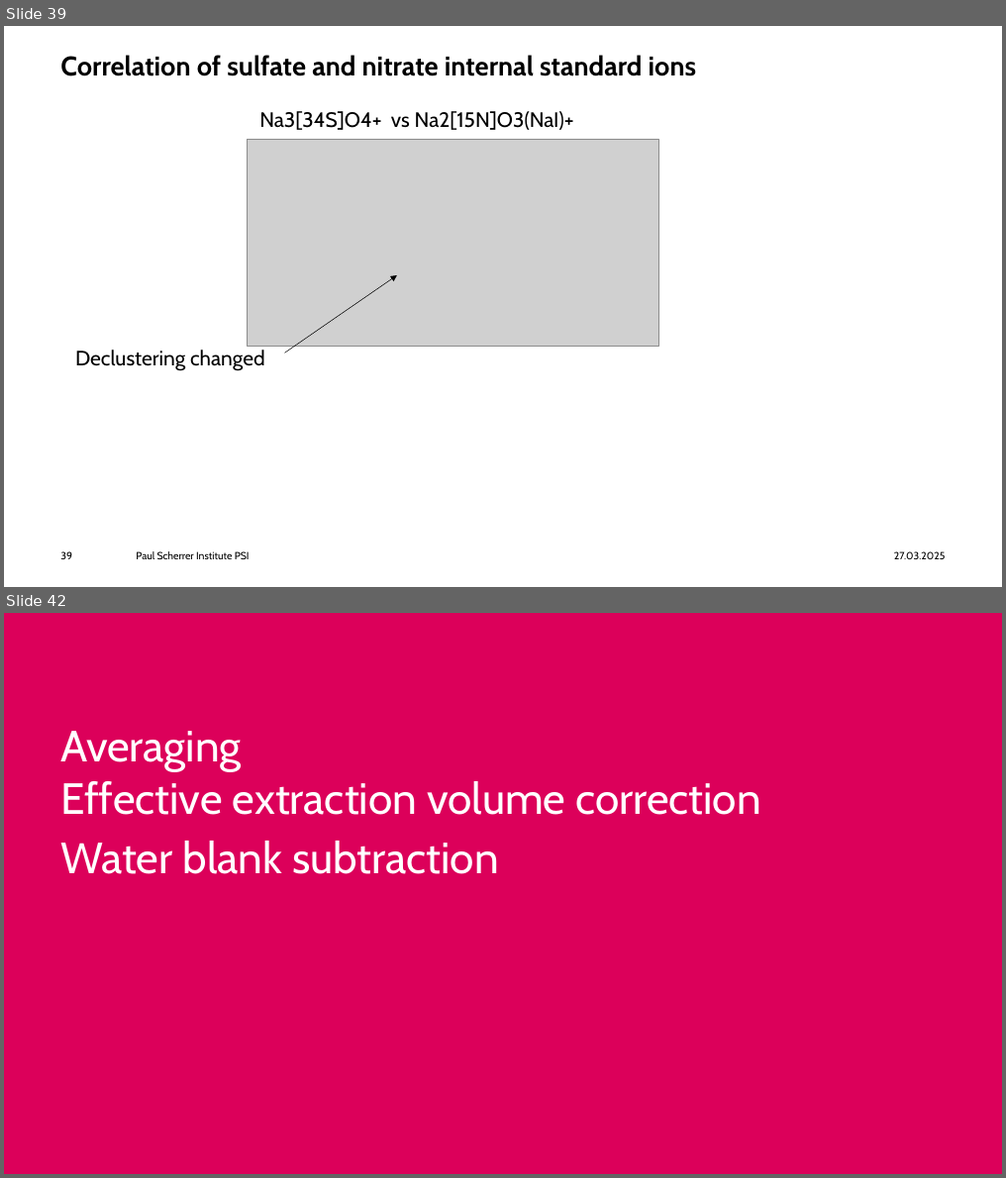
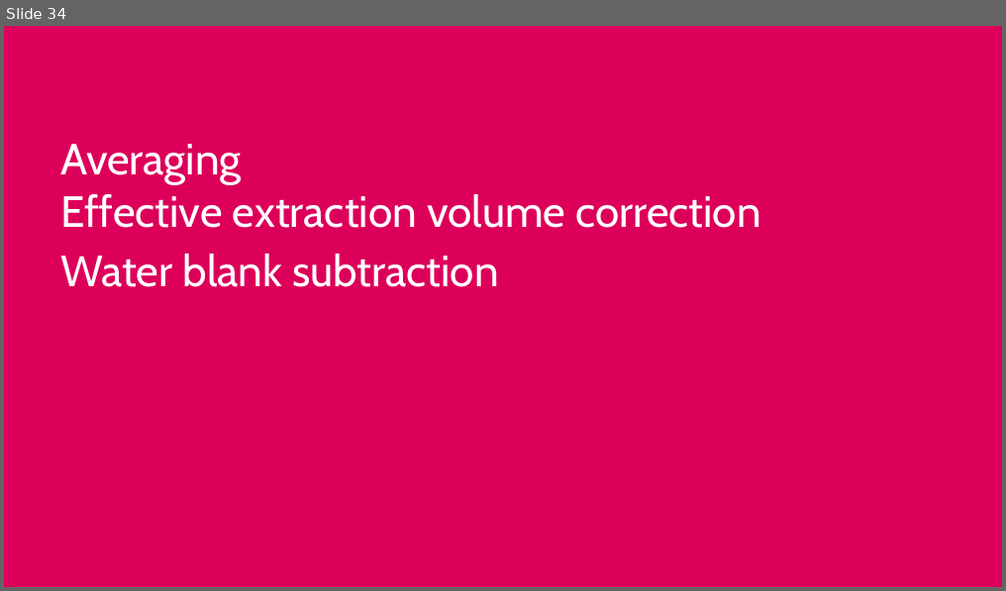
Before and after one commit to wengjul/offline-eesi-pipeline, a slide deck: workflow_overview_slides/2025_03_EESI data analysis pipeline_general overview.pptx. Shown one above the other, each under a label of ours: slides 39 and 42 before the commit, slide 34 after it; the slides between them are not shown. The pictures are 1006x1178 and 1006x591 pixels, drawn with LibreOffice and Linux fonts; fonts in the diff are those of the drawing; grey boxes stand for pictures; background and template pictures are left out. Boxes give left, top, right and bottom in pixels: in the first picture for what was removed or moved away, otherwise in the second. Text is boxed around its words. In the diff, an @@ line names an element or a change of style, - is before the commit and + after.

```diff
--- a/workflow_overview_slides/2025_03_EESI data analysis pipeline_general overview.pptx
+++ b/workflow_overview_slides/2025_03_EESI data analysis pipeline_general overview.pptx
@@ slide 39 removed at (4,26,1002,587), background #FFFFFF @@
@@ title removed at (60,55,697,76) @@
-Correlation of sulfate and nitrate internal standard ions
@@ text removed at (259,111,574,130) @@
-Na3[34S]O4+ vs Na2[15N]O3(NaI)+
@@ picture removed at (248,139,659,347) @@
@@ arrow removed from (285, 353) to (397, 275) @@
@@ text removed at (75,350,265,372) @@
-Declustering changed
@@ page number removed at (60,552,72,560) @@
-39
@@ text removed at (136,552,250,560) @@
-Paul Scherrer Institute PSI
@@ text removed at (894,552,945,560) @@
-27.03.2025
@@ what was slide 42 is now slide 34 @@
```
Also in this commit, not shown: 32 slides changed, 8 other slides removed, 1 other file.
